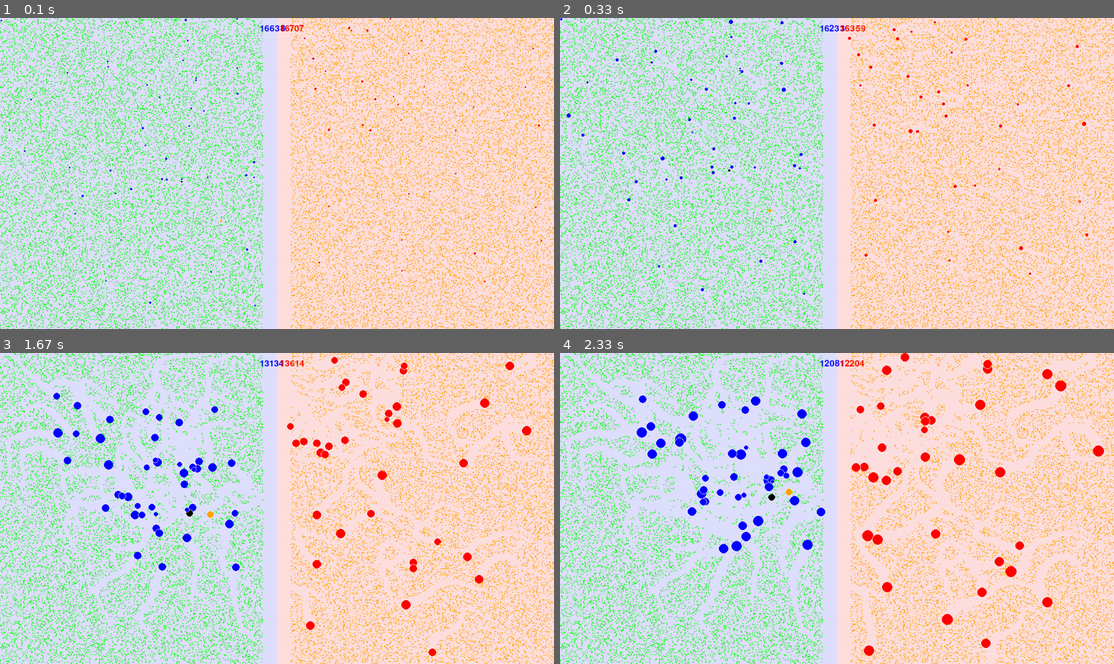
Above: before the commit, frames 1-4 (two rows, left to right).
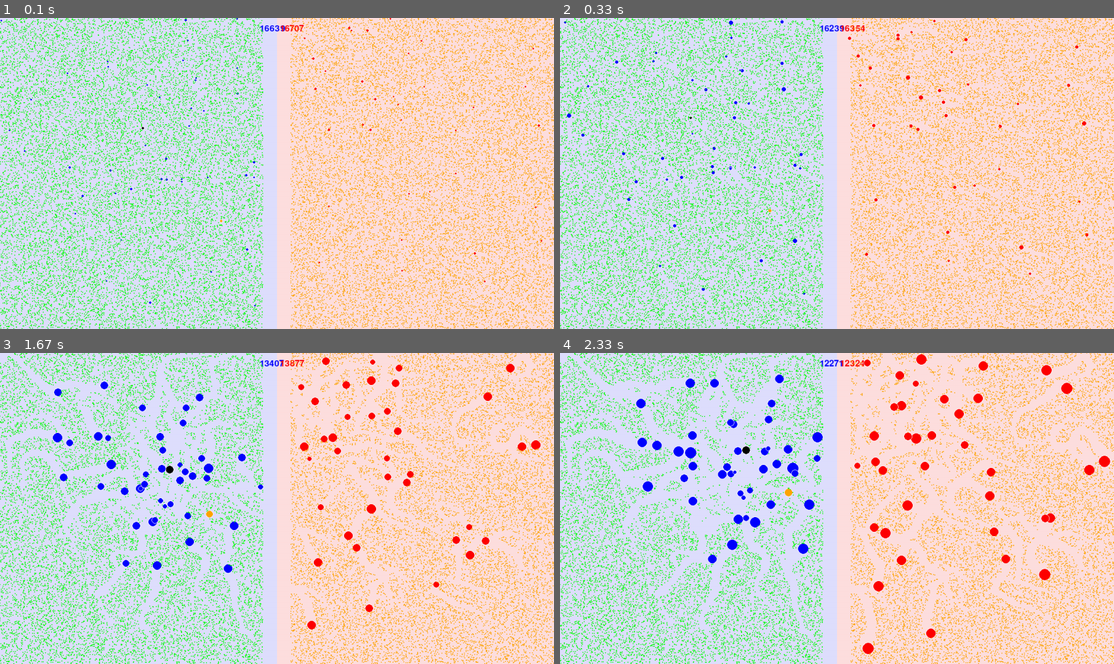
Above: after the commit, the same moments.

Repository: TOEGENT/pygame_project
Game: pygame game, started from main.py
Two runs of this game, one before a commit and one after it. Both use one fixed random seed, a clock stepped at 60 frames per second and the inputs below.
Inputs (mouse positions are in pixels of both pictures, inside the frame that each line leads up to):
- Up to frame 1 (0.1 s): no input
- Up to frame 2 (0.33 s): no input
- Up to frame 3 (1.67 s): move the mouse to (254, 520) at 0.37 s; move the mouse to (144, 511) at 0.87 s; move the mouse to (360, 399) at 1.37 s
- Up to frame 4 (2.33 s): move the mouse to (848, 402) at 1.87 s

The runs differ from the first frame. In frame 1, less than 0.1% of the frame differs, in the area x 12-95%, y 2-85%; in frame 2, 0.5%; in frame 3, 7.4%; in frame 4, 10%, in the area x 0-100%, y 0-100%.

Commit message:
усовершенствовал intent стен

Diff:
--- a/ai/ai.py
+++ b/ai/ai.py
@@ -1,7 +1,5 @@
-from re import S
 import config
 import math
-import statistics
 
 from entities import food, intent, ball as Ball
 
@@ -36,7 +34,7 @@
 def calc_importance_factor(dist):
     if dist==0:
         return 0
-    return config.FOOD_MASS/(0.1*dist)+config.IMPORTANCE_KOEF
+    return config.FOOD_MASS/(0.1+dist)+config.IMPORTANCE_KOEF
 def ai(ball:Ball.Ball,neighbours:list):
     mouse_keys = pygame.mouse.get_pressed()
     mouse_pos = pygame.mouse.get_pos()
@@ -56,6 +54,7 @@
             continue
 
         ball_factor=0
+        future_reflex_intent = intent.Intent((0,0),config.COLOR_GREEN)
         if isinstance(neighbour,Ball.Ball):
 
             ball_factor+=calc_intent(ball,neighbour,more_follow=more_follow,more_unfollow = more_unfollow)
@@ -63,30 +62,38 @@
             neighbour_future_pos = (neighbour.pos[0]+neighbour.normal[0]*neighbour.speed,
                                         neighbour.pos[1]+neighbour.normal[1]*neighbour.speed)
             future_dist,future_normal = calc_normal(ball.pos,neighbour_future_pos)
+            reflex_future_factor = (1+ball_factor)*(calc_importance_factor(future_dist))
+            future_reflex_intent.pos = (future_normal[0]*reflex_future_factor,future_normal[1]*reflex_future_factor)
 
-        reflex_factor = (1+ball_factor)*(calc_importance_factor(dist)+0.3*calc_importance_factor(future_dist))
-        reflex_intent = (normal[0]*reflex_factor,
-                        normal[1]*reflex_factor)
-        total_reflex_intent.pos[0]+=reflex_intent[0]
-        total_reflex_intent.pos[1]+=reflex_intent[1]
+        reflex_factor = (1+ball_factor)*(calc_importance_factor(dist))
+        reflex_intent = intent.Intent((normal[0]*reflex_factor,
+                        normal[1]*reflex_factor),config.COLOR_WHITE)
+        total_reflex_intent.pos[0]+=reflex_intent.pos[0] + future_reflex_intent.pos[0]
+        total_reflex_intent.pos[1]+=reflex_intent.pos[1] + future_reflex_intent.pos[1]
+
     #reflex_intent(end)
 
+
     #wall_intent (begin)
-    wall_intent = intent.Intent([0,0],config.COLOR_BLACK)
-    wall_dist_left = ball.pos[0]
-    wall_dist_right = config.WINDOW_WIDTH-ball.pos[0]
-    wall_dist_down = ball.pos[1]
-    wall_dist_top = config.WINDOW_HEIGHT-ball.pos[1]
 
-    if wall_dist_left<ball.radius*3:
-        wall_intent.pos[0]+=1/(1+wall_dist_left)**2
-    if wall_dist_down<ball.radius*3:
-        wall_intent.pos[1]+=1/(1+wall_dist_down)**2
-    if wall_dist_right<ball.radius*3:
-        wall_intent.pos[0]-=1/(1+wall_dist_right)**2
-    if wall_dist_top<ball.radius:
-        wall_intent.pos[1]-=1/(1+wall_dist_top)**2
-    #wall_intent (end)
+    reflex_intent_length = math.hypot(total_reflex_intent.pos[0],total_reflex_intent.pos[1])
+    wall_intent = intent.Intent([0,0],config.COLOR_WHITE)
+    wall_dist_left = ball.pos[0]-ball.radius
+    wall_dist_right = config.WINDOW_WIDTH-ball.pos[0]+ball.radius
+    wall_dist_top = ball.pos[1] - ball.radius
+    wall_dist_down = config.WINDOW_HEIGHT-ball.pos[1] + ball.radius
+
+
+    if wall_dist_left<config.WINDOW_WIDTH*0.1:
+        wall_intent.pos[0]+=calc_importance_factor(wall_dist_left)
+    if wall_dist_top<config.WINDOW_HEIGHT*0.1:
+        wall_intent.pos[1]+=calc_importance_factor(wall_dist_top)
+        print(calc_importance_factor(wall_dist_top),wall_dist_top)
+    if wall_dist_right<config.WINDOW_WIDTH*0.1:
+        wall_intent.pos[0]-=calc_importance_factor(wall_dist_right)
+    if wall_dist_down<config.WINDOW_HEIGHT*0.1:
+        wall_intent.pos[1]-=calc_importance_factor(wall_dist_down)
+
 
 
 
@@ -94,10 +101,14 @@
 
 
 
+    max_intent = max(intents, key=lambda b: math.hypot(b.pos[0], b.pos[1]))
+    max_intent_length = math.hypot(max_intent.pos[0],max_intent.pos[1])
+
+    #wall_intent (end)
+
+
     #command_intent (begin)
 
-    max_intent = max(intents, key=lambda b: math.hypot(b.pos[0], b.pos[1]))
-    max_intent_length = math.hypot(max_intent.pos[0],max_intent.pos[1])
     command_factor = (1 + more_follow - more_unfollow - more_ignore)*(max_intent_length+1)
     command_intent = intent.Intent([0,0],config.COLOR_ORANGE)
     if ball.team==config.TEAM_BLUE:
